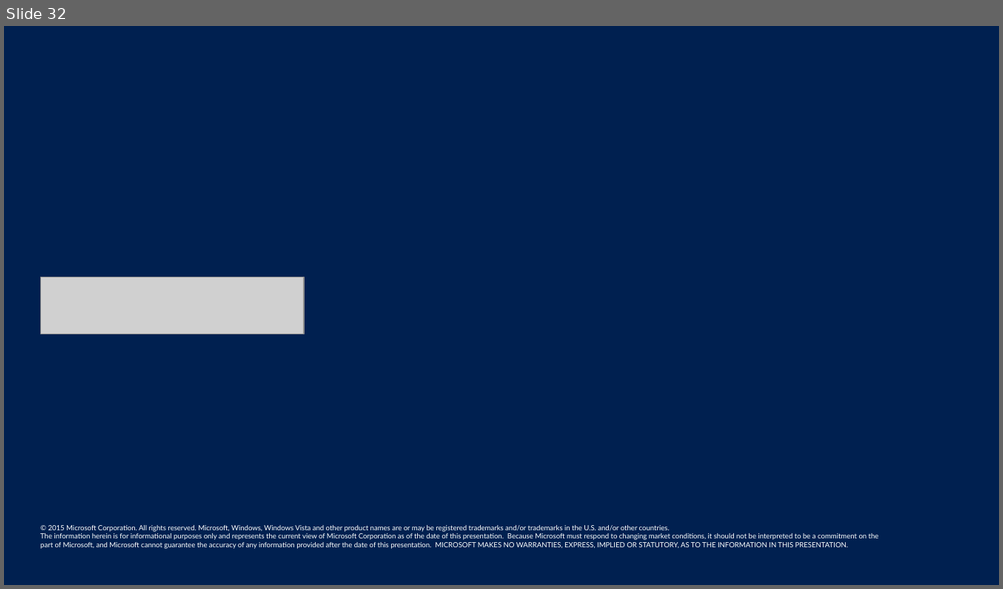
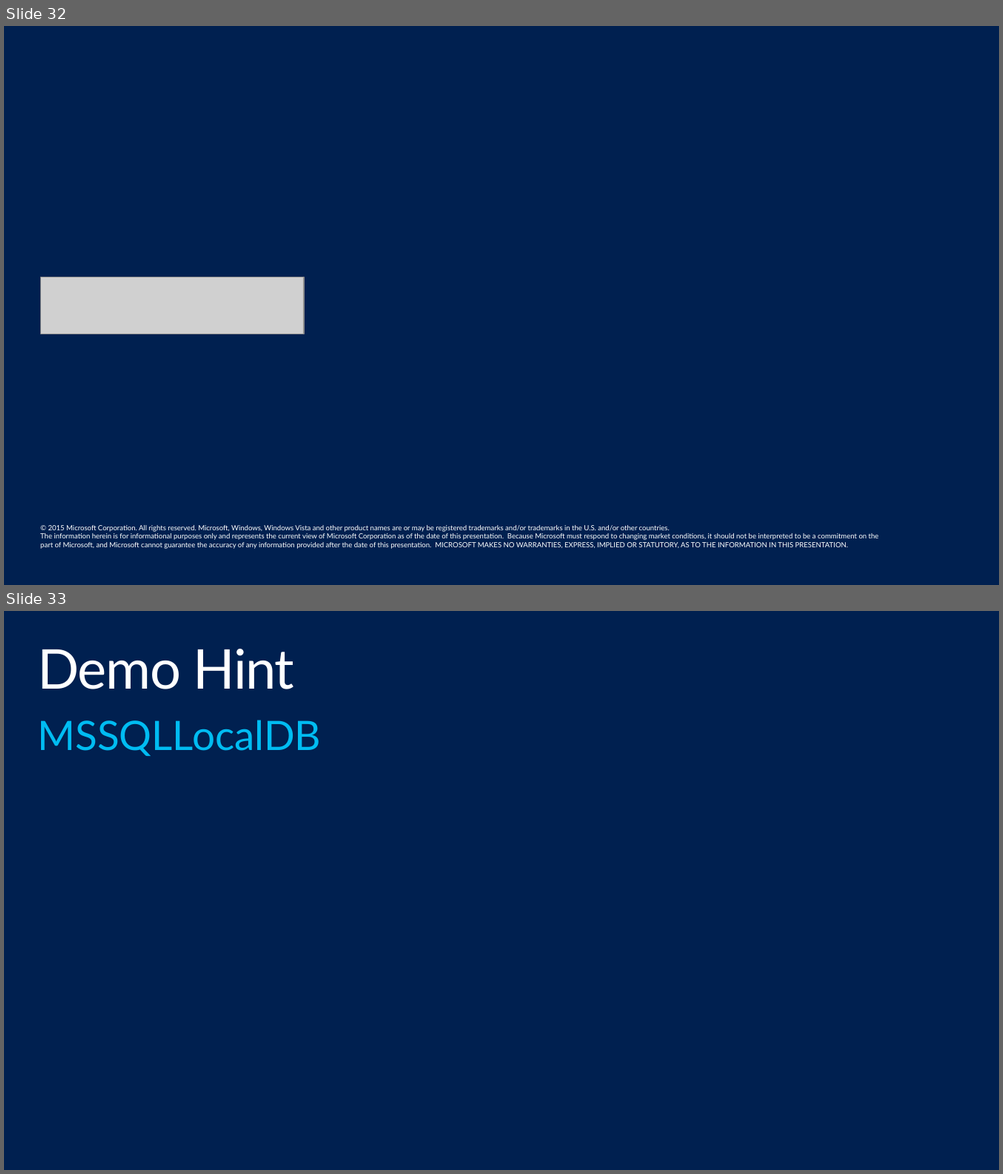
Before and after one commit to shawnweisfeld/20150807_MobileApp, a slide deck: MobileApp.pptx. Shown one above the other, each under a label of ours: slide 32 before the commit, slides 32 and 33 after it. The pictures are 1003x589 and 1003x1174 pixels, drawn with LibreOffice and Linux fonts; fonts in the diff are those of the drawing; grey boxes stand for pictures; background and template pictures are left out. Boxes give left, top, right and bottom in pixels: in the first picture for what was removed or moved away, otherwise in the second. Text is boxed around its words. In the diff, an @@ line names an element or a change of style, - is before the commit and + after.

Commit message:
added demo hint

```diff
--- a/MobileApp.pptx
+++ b/MobileApp.pptx
@@ slide 33 added at box(4, 611, 999, 1170), background #002050 @@
@@ title added at box(37, 649, 294, 689), 54 pt, text #FFFFFF @@
+Demo Hint
@@ text added at box(37, 720, 321, 756), 40 pt, text #00BCF2 @@
+MSSQLLocalDB
```
